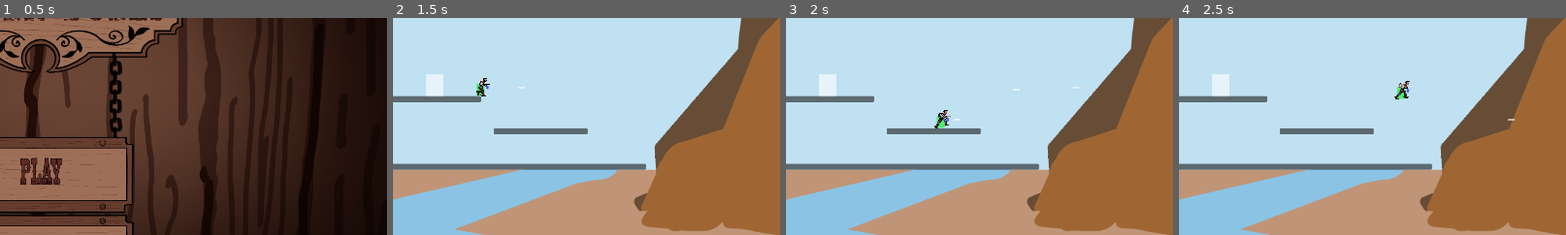
Above: before the commit, frames 1-4 (left to right).
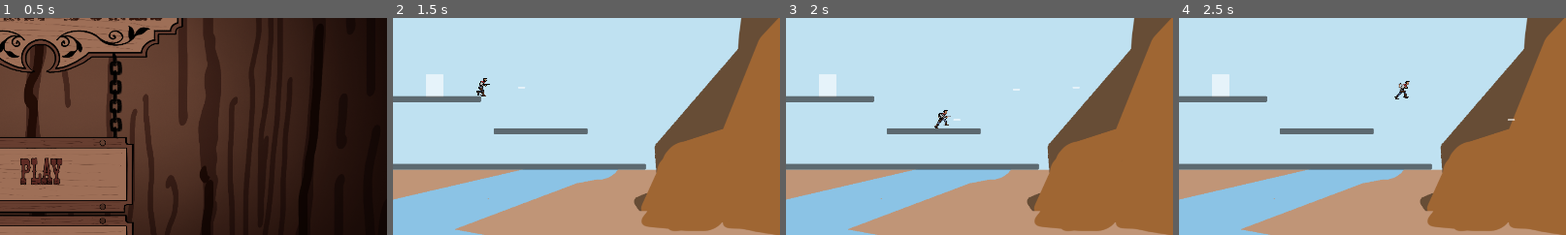
Above: after the commit, the same moments.

Repository: Wherritt/CaptainGameJam
Game: Godot game, scene res://main_menu.tscn
Two runs of this game, one before a commit and one after it. Both use one fixed random seed, a clock stepped at 60 frames per second and the inputs below.
Inputs:
- Up to frame 1 (0.5 s): no input
- Up to frame 2 (1.5 s): click "PLAY" at 0.5 s; hold D (Right) from 1.28 s (still down); hold Space (Shoot) from 1.28 s (still down)
- Up to frame 3 (2 s): keep holding D (Right); keep holding Space (Shoot); tap Up (Up) at 1.52 s
- Up to frame 4 (2.5 s): keep holding D (Right); tap Enter at 2 s; release Space (Shoot) at 2.03 s; tap Space (Shoot) at 2.1 s; tap Up (Up) at 2.27 s
The pictures show only the part of the screen within x 45-95%, y 31-81%; the shares and areas given below are measured in that part.

Frame 1 is identical in both runs. In frame 2, less than 0.1% of the frame differs, in the area x 21-25%, y 30-36%; in frame 3, less than 0.1%, in the area x 38-43%, y 45-51%; in frame 4, less than 0.1%.

Commit message:
hat asset are set

Diff:
--- /dev/null
+++ b/Death.tscn
@@ -0,0 +1,59 @@
+[gd_scene load_steps=5 format=3 uid="uid://b6kap0ecqc4ya"]
+
+[ext_resource type="Script" path="res://main_menu.gd" id="1_iykqt"]
+[ext_resource type="Texture2D" uid="uid://bah6j6l5r4x86" path="res://Assets/ResizedBackground.png" id="2_2cjag"]
+[ext_resource type="Theme" uid="uid://cjjbxe3mc4y4l" path="res://Assets/CowboyMoviesTheme.tres" id="4_1q8ab"]
+[ext_resource type="Texture2D" uid="uid://rk4rrtbjxsjr" path="res://Assets/You Died.png" id="4_gexyk"]
+
+[node name="Death Menu" type="Control"]
+layout_mode = 3
+anchors_preset = 15
+anchor_right = 1.0
+anchor_bottom = 1.0
+grow_horizontal = 2
+grow_vertical = 2
+script = ExtResource("1_iykqt")
+
+[node name="TextureRect" type="TextureRect" parent="."]
+layout_mode = 0
+offset_right = 1920.0
+offset_bottom = 1080.0
+texture = ExtResource("2_2cjag")
+
+[node name="MarginContainer" type="MarginContainer" parent="."]
+custom_minimum_size = Vector2(0, 446.185)
+layout_mode = 1
+anchors_preset = 7
+anchor_left = 0.5
+anchor_top = 1.0
+anchor_right = 0.5
+anchor_bottom = 1.0
+offset_left = -229.0
+offset_top = -407.0
+offset_right = 230.0
+grow_horizontal = 2
+grow_vertical = 0
+
+[node name="VBoxContainer" type="VBoxContainer" parent="MarginContainer"]
+layout_mode = 2
+
+[node name="Replay" type="Button" parent="MarginContainer/VBoxContainer"]
+custom_minimum_size = Vector2(0, 190)
+layout_mode = 2
+theme = ExtResource("4_1q8ab")
+text = "REPLAY
+"
+
+[node name="MainMenu" type="Button" parent="MarginContainer/VBoxContainer"]
+custom_minimum_size = Vector2(0, 190)
+layout_mode = 2
+theme = ExtResource("4_1q8ab")
+text = "MAIN MENU"
+
+[node name="YouDied" type="Sprite2D" parent="."]
+position = Vector2(1372, 336)
+scale = Vector2(0.635371, 0.674074)
+texture = ExtResource("4_gexyk")
+
+[connection signal="pressed" from="MarginContainer/VBoxContainer/Replay" to="." method="_on_play_pressed"]
+[connection signal="pressed" from="MarginContainer/VBoxContainer/MainMenu" to="." method="_on_quit_pressed"]
--- a/Main.gd
+++ b/Main.gd
@@ -3,5 +3,5 @@
 
 # Called when the node enters the scene tree for the first time.
 func _input(event):
-	if Input.is_action_just_pressed("Pause"):
+	if event.is_action_pressed("Pause"):
 		get_tree().quit()
--- a/Player/Player.gd
+++ b/Player/Player.gd
@@ -10,10 +10,6 @@
 # Get the gravity from the project settings to be synced with RigidBody nodes.
 var gravity = ProjectSettings.get_setting("physics/2d/default_gravity")
 @onready var shoot_timer = $shoot_timer
-
-func _ready():
-	$Sprite2D/AnimationPlayer.play("Idle Right")
-	var FaceDirection = Input.get_axis("Left","Right")
 
 func _physics_process(delta):
 	#HAT POWER UP
@@ -99,8 +95,9 @@
 		die()
 
 func die():
+	get_tree().change_scene_to_file("res://Death.tscn")
 	print("You died")
-	call_deferred("reload_scene")
+	#call_deferred("reload_scene")
 
 func has_hat() -> String:
 	var hat_point = $hat_point
--- a/Player/Player.tscn
+++ b/Player/Player.tscn
@@ -16,6 +16,7 @@
 position = Vector2(24, -6)
 
 [node name="Panel" type="Panel" parent="FlipBody"]
+visible = false
 modulate = Color(0, 100, 1, 1)
 offset_left = -10.0
 offset_top = -16.0
@@ -23,6 +24,7 @@
 offset_bottom = 14.0
 
 [node name="GunPanel" type="Panel" parent="FlipBody"]
+visible = false
 modulate = Color(0, 0, 43.244, 1)
 offset_left = 14.0
 offset_top = -11.0
--- a/main_menu.gd
+++ b/main_menu.gd
@@ -9,4 +9,4 @@
 
 
 func _on_quit_pressed():
-	get_tree().quit()
+	get_tree().change_scene_to_file("res://main_menu.tscn")
--- a/scripts/bullet_hat.tscn
+++ b/scripts/bullet_hat.tscn
@@ -1,6 +1,7 @@
-[gd_scene load_steps=3 format=3 uid="uid://sn0nutle7b6f"]
+[gd_scene load_steps=4 format=3 uid="uid://sn0nutle7b6f"]
 
 [ext_resource type="Script" path="res://scripts/bullet_hat.gd" id="1_0eos2"]
+[ext_resource type="Texture2D" uid="uid://b8jfdm0qw4xg6" path="res://Assets/HatSheet.png" id="2_jqp45"]
 
 [sub_resource type="CircleShape2D" id="CircleShape2D_hr5kd"]
 radius = 17.0294
@@ -12,6 +13,7 @@
 shape = SubResource("CircleShape2D_hr5kd")
 
 [node name="Panel" type="Panel" parent="CollisionShape2D"]
+visible = false
 modulate = Color(100, 0, 100, 1)
 offset_left = -16.0
 offset_top = -16.0
@@ -21,5 +23,11 @@
 [node name="on_ground_timer" type="Timer" parent="."]
 wait_time = 5.0
 
+[node name="Sheriff" type="Sprite2D" parent="."]
+position = Vector2(3, -11)
+texture = ExtResource("2_jqp45")
+region_enabled = true
+region_rect = Rect2(7, 11, 52, 41)
+
 [connection signal="body_entered" from="." to="." method="_on_body_entered"]
 [connection signal="timeout" from="on_ground_timer" to="." method="_on_on_ground_timer_timeout"]
--- a/scripts/hat_1.gd
+++ b/scripts/hat_1.gd
@@ -4,6 +4,7 @@
 @onready var on_ground_timer = $on_ground_timer
 
 func _on_on_ground_timer_timeout():
+	$Speed.texture = load("$HatHighlighted")
 	queue_free()
 
 func _on_body_entered(body):
@@ -20,4 +21,5 @@
 		get_parent().remove_child(self)
 		hat_point.add_child(self)
 		position = Vector2.ZERO
+		$Speed.texture = load("res://Assets/Layer 18.png")
 		on_ground_timer.stop()
--- a/scripts/hat_1.tscn
+++ b/scripts/hat_1.tscn
@@ -1,6 +1,7 @@
-[gd_scene load_steps=3 format=3 uid="uid://bn7vsp72o8foj"]
+[gd_scene load_steps=4 format=3 uid="uid://bn7vsp72o8foj"]
 
 [ext_resource type="Script" path="res://scripts/hat_1.gd" id="1_37ukv"]
+[ext_resource type="Texture2D" uid="uid://b8jfdm0qw4xg6" path="res://Assets/HatSheet.png" id="2_c60ui"]
 
 [sub_resource type="CircleShape2D" id="CircleShape2D_v2t6x"]
 radius = 20.0
@@ -12,6 +13,7 @@
 shape = SubResource("CircleShape2D_v2t6x")
 
 [node name="Panel" type="Panel" parent="CollisionShape2D"]
+visible = false
 modulate = Color(100, 100, 1, 1)
 offset_left = -19.0
 offset_top = -19.0
@@ -21,5 +23,11 @@
 [node name="on_ground_timer" type="Timer" parent="."]
 wait_time = 5.0
 
+[node name="Speed" type="Sprite2D" parent="."]
+position = Vector2(1, -4)
+texture = ExtResource("2_c60ui")
+region_enabled = true
+region_rect = Rect2(1, 88, 62, 31)
+
 [connection signal="body_entered" from="." to="." method="_on_body_entered"]
 [connection signal="timeout" from="on_ground_timer" to="." method="_on_on_ground_timer_timeout"]
--- a/scripts/health_hat.tscn
+++ b/scripts/health_hat.tscn
@@ -1,6 +1,7 @@
-[gd_scene load_steps=3 format=3 uid="uid://skhk44vboxbn"]
+[gd_scene load_steps=4 format=3 uid="uid://skhk44vboxbn"]
 
 [ext_resource type="Script" path="res://scripts/health_hat.gd" id="1_sllaj"]
+[ext_resource type="Texture2D" uid="uid://b8jfdm0qw4xg6" path="res://Assets/HatSheet.png" id="2_2vtg4"]
 
 [sub_resource type="CircleShape2D" id="CircleShape2D_ree3m"]
 radius = 22.0227
@@ -12,6 +13,7 @@
 shape = SubResource("CircleShape2D_ree3m")
 
 [node name="Panel" type="Panel" parent="CollisionShape2D"]
+visible = false
 modulate = Color(0, 100, 100, 1)
 offset_left = -21.0
 offset_top = -21.0
@@ -24,6 +26,13 @@
 [node name="health_timer" type="Timer" parent="."]
 autostart = true
 
+[node name="Hat_Red" type="Sprite2D" parent="."]
+position = Vector2(0, -4)
+scale = Vector2(0.912166, 1.12)
+texture = ExtResource("2_2vtg4")
+region_enabled = true
+region_rect = Rect2(3, 155, 59, 25)
+
 [connection signal="body_entered" from="." to="." method="_on_body_entered"]
 [connection signal="timeout" from="on_ground_timer" to="." method="_on_on_ground_timer_timeout"]
 [connection signal="timeout" from="health_timer" to="." method="_on_health_timer_timeout"]
Binary file added: Assets/HatSheet.png
Not shown, added: Assets/HatSheet.png.import
Binary file removed: Assets/Layer 17.png
Binary file removed: Assets/Layer 18.png
Binary file removed: Assets/Layer 21.png
Binary file removed: Assets/Layer 32.png
Binary file removed: Assets/Layer 33.png
Binary file removed: Assets/Layer 34.png
Binary file added: Assets/You Died.png
Not shown, added: Assets/You Died.png.import
